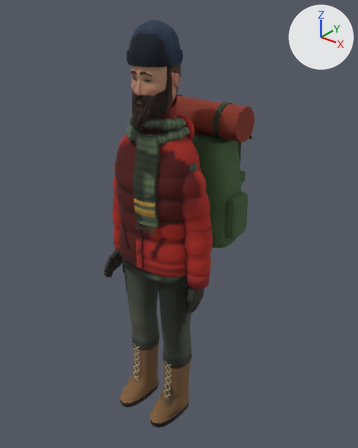
The glTF model survival/public/models/player.glb: old version first, new version second.
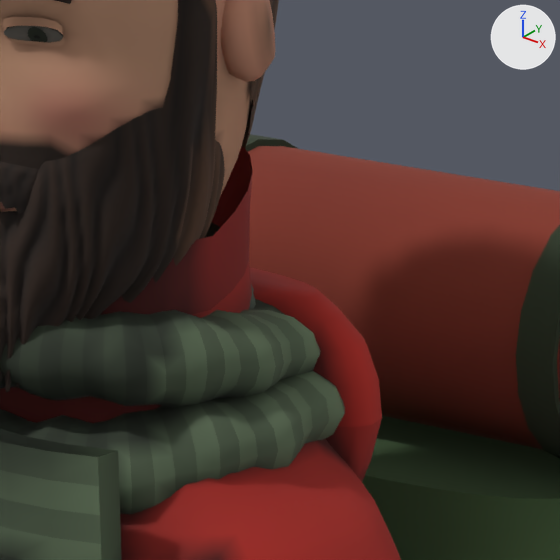
The first picture shows the older version from a camera (50 mm lens) standing at (1.319, -1.504, 1.979) and looking at (-0.015, 0.163, 0.945). The close-ups show the older and then the newer version on the part from 40% to 61% of the width and 17% to 34% of the height of that picture. Only the edits that show in the close-ups are written down. Arrows for +X, +Y and +Z are at upper right; the lights stay in place. Vertices at exactly the same position are counted once.

Objects in the first close-up: 'player', 'player-jacket', 'player-pack'.
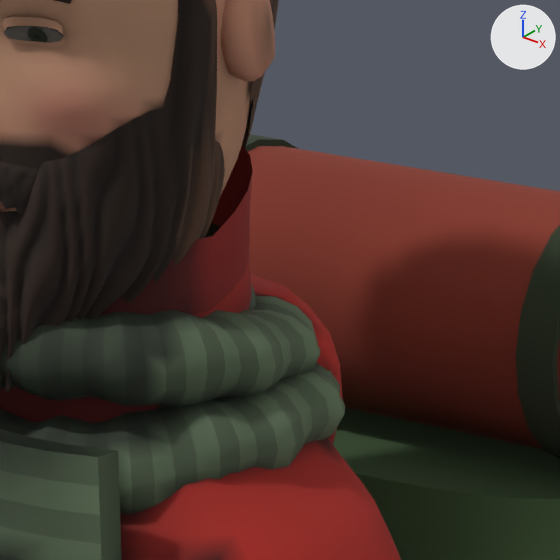
Boxes (x1, y1, x2, y2) around the edits, measured in the close-ups (560 x 560 px; the box of a moved part takes in the faces that stretch with it):
part 1 of me_player_jacket_001, moved or reshaped
    before: (250, 267, 382, 482)
    after: (250, 275, 343, 444)
part 2 of me_player_jacket_001, edited (looks the same)
    both: (231, 299, 345, 463)

Diff of the bpy script that builds the scene:
```diff
--- a/survival/public/models/player.glb.py
+++ b/survival/public/models/player.glb.py
@@ me_player_jacket_001 @@
 me_player_jacket_001.from_pydata(...)  # 8012 vertices, 15426 faces; spans x -0.277..0.277, y -0.162..0.134, z 0.79..1.576
 # used by ob_player_jacket; location = (0.0, 0.0, 0.0)
+# me_player_jacket_001 part 1: 170 of 8012 vertices moved; they spanned x -0.13..0.13, y 0.04..0.133, z 1.385..1.495 and now span x -0.098..0.098, y 0.046..0.134, z 1.39..1.49; mean shift (0.0, 0.004, -0.001); largest move (0.13, 0.075, 1.43) -> (0.098, 0.08, 1.43)
+# me_player_jacket_001 part 2: 277 faces centred in x -0.13..0.128, y 0.008..0.132, z 1.421..1.498 are repainted in the vertex colours; the middle colour goes from greyish green #374332 to greyish green #52614a
 me_player_jacket_001.materials.append(mat_player)
```
